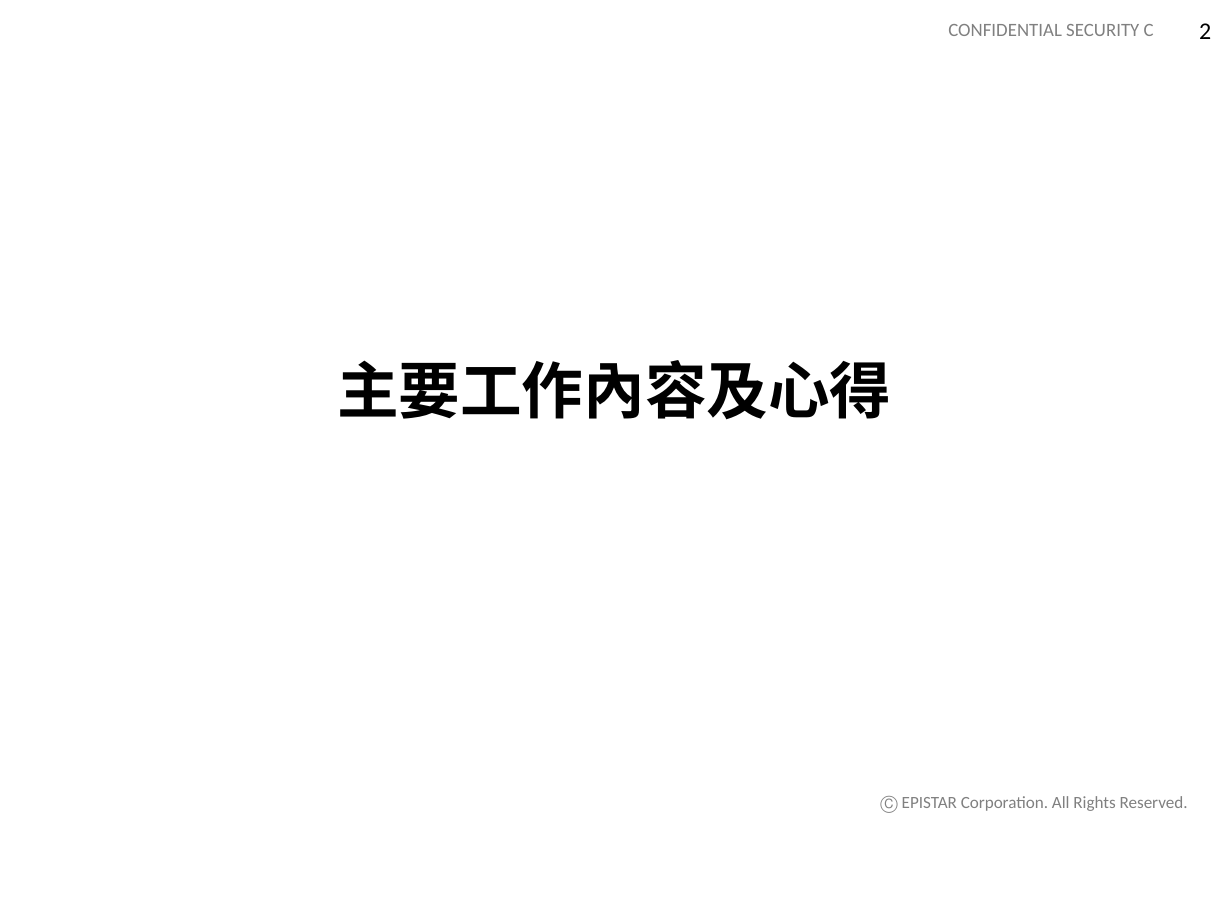
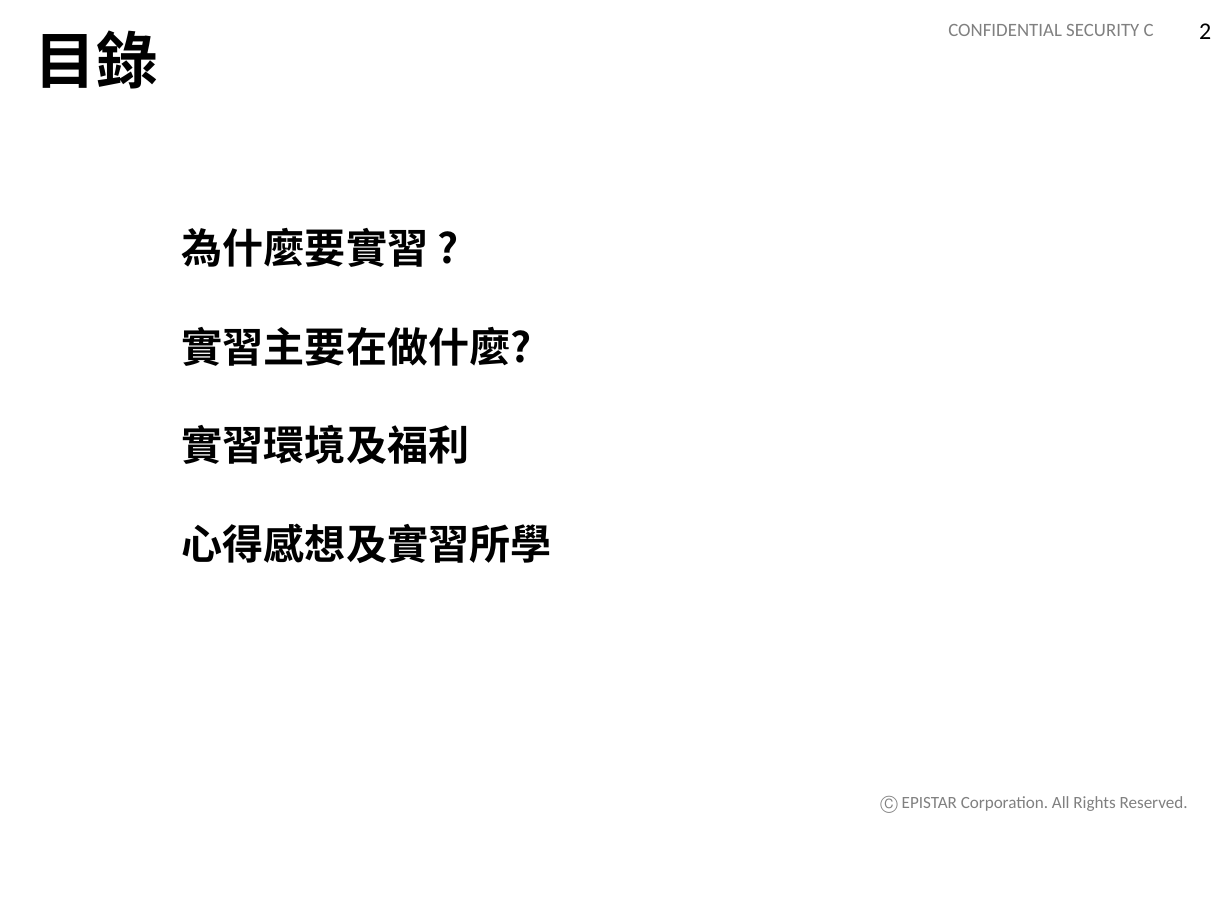
Before and after one commit to d0683201/d0683201, a slide deck: slide 2 of 實習報告.pptx. Drawn at 1232x924 pixels with LibreOffice and Linux fonts; fonts in the diff are those of the drawing; background and template pictures are left out. Boxes give left, top, right and bottom in pixels: in the first picture for what was removed or moved away, otherwise in the second. Text is boxed around its words. In the diff, an @@ line names an element or a change of style, - is before the commit and + after.

```diff
--- a/實習報告.pptx
+++ b/實習報告.pptx
@@ text added at <box>34,30,157,89</box>, 36 pt, text #000000, bold @@
+目錄
@@ text added at <box>182,228,552,563</box>, 24 pt, text #000000, bold @@
+為什麼要實習 ?
+實習主要在做什麼?
+實習環境及福利
+心得感想及實習所學
@@ text removed at <box>337,360,891,420</box> @@
-主要工作內容及心得
```
Also in this commit, not shown: 4 other slides changed, 1 slide added, 1 slide removed.
